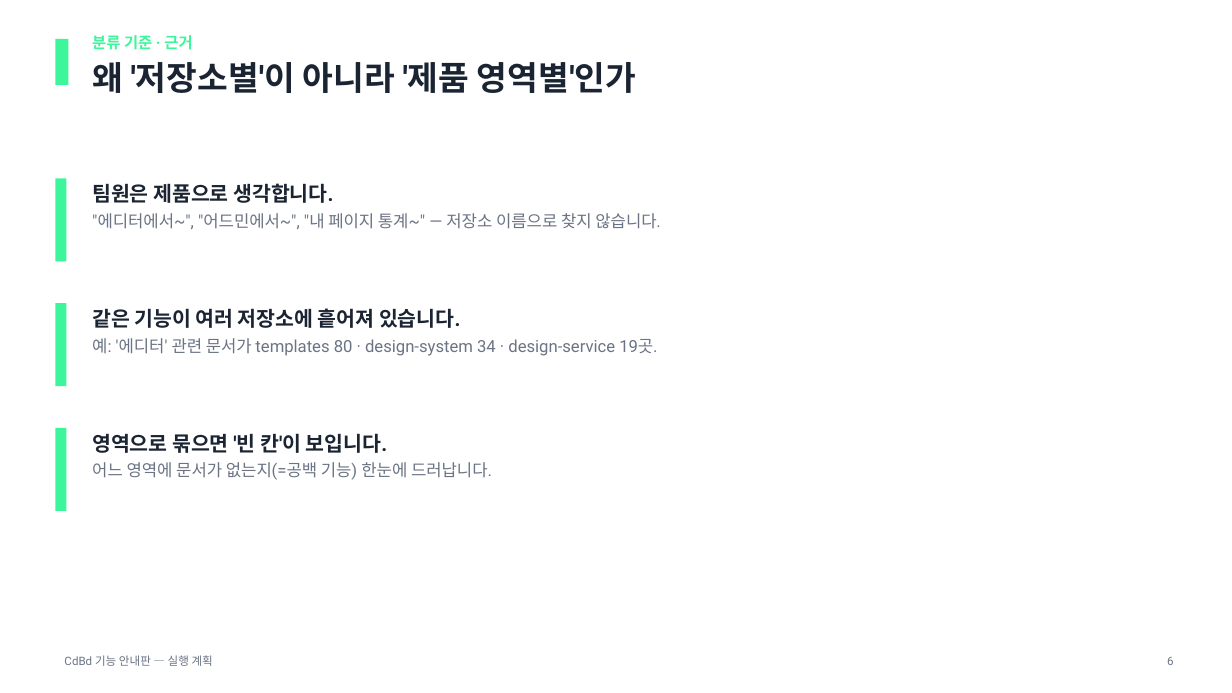
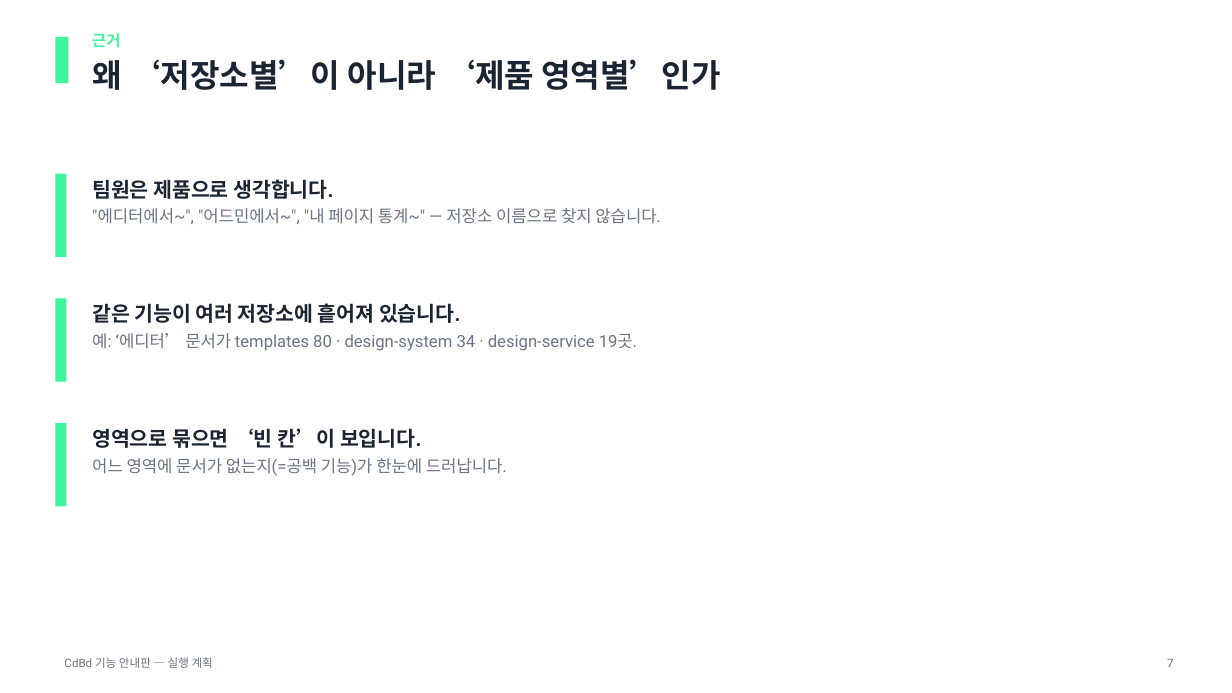
Before and after one commit to CdBd-in/design, a slide deck: slide 7 of _기능 안내판 실행 계획.pptx (slide 6 before the commit). Drawn at 1232x693 pixels with LibreOffice and Linux fonts; fonts in the diff are those of the drawing. Boxes give left, top, right and bottom in pixels: in the first picture for what was removed or moved away, otherwise in the second. Text is boxed around its words. In the diff, an @@ line names an element or a change of style, - is before the commit and + after.

```diff
--- a/_기능 안내판 실행 계획.pptx
+++ b/_기능 안내판 실행 계획.pptx
@@ rectangle: place and size @@
-rectangle at (0, 0, 1232, 125)
+rectangle at (0, 0, 1232, 120)
@@ text at (92, 33, 720, 90): text changed; size 26 to 25 pt @@
-분류 기준 · 근거
-왜 '저장소별'이 아니라 '제품 영역별'인가
+근거
+왜 ‘저장소별’이 아니라 ‘제품 영역별’인가
@@ text at (92, 333, 637, 351): text changed @@
-예: '에디터' 관련 문서가 templates 80 · design-system 34 · design-service 19곳.
+예: ‘에디터’ 문서가 templates 80 · design-system 34 · design-service 19곳.
@@ 3 rectangles, 1 text: place and size @@
-3 rectangles, 1 text at (55, 178, 661, 511)
+3 rectangles, 1 text at (55, 174, 661, 506)
@@ text at (92, 428, 507, 476): text changed @@
-영역으로 묶으면 '빈 칸'이 보입니다.
-어느 영역에 문서가 없는지(=공백 기능) 한눈에 드러납니다.
+영역으로 묶으면 ‘빈 칸’이 보입니다.
+어느 영역에 문서가 없는지(=공백 기능)가 한눈에 드러납니다.
@@ text removed at (1167, 657, 1174, 665) @@
-6
@@ text added at (1167, 659, 1174, 667), 9 pt, text #6B7484 @@
+7
```
Also in this commit, not shown: 8 other slides changed, 2 slides added, 3 slides removed, 1 other file.
